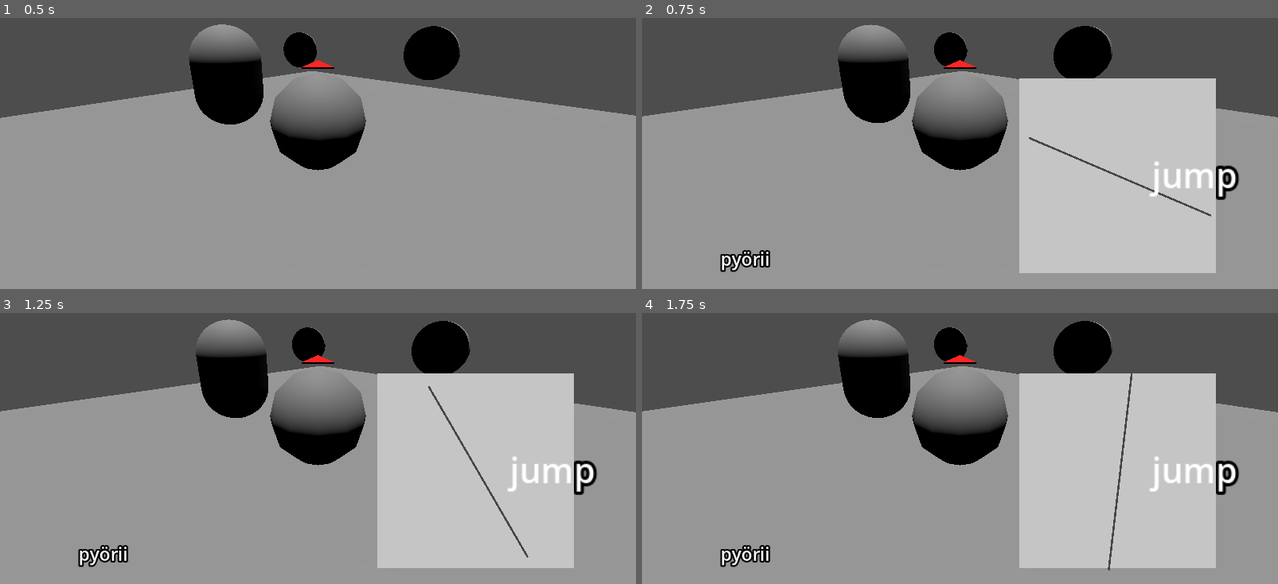
Above: before the commit, frames 1-4 (two rows, left to right).
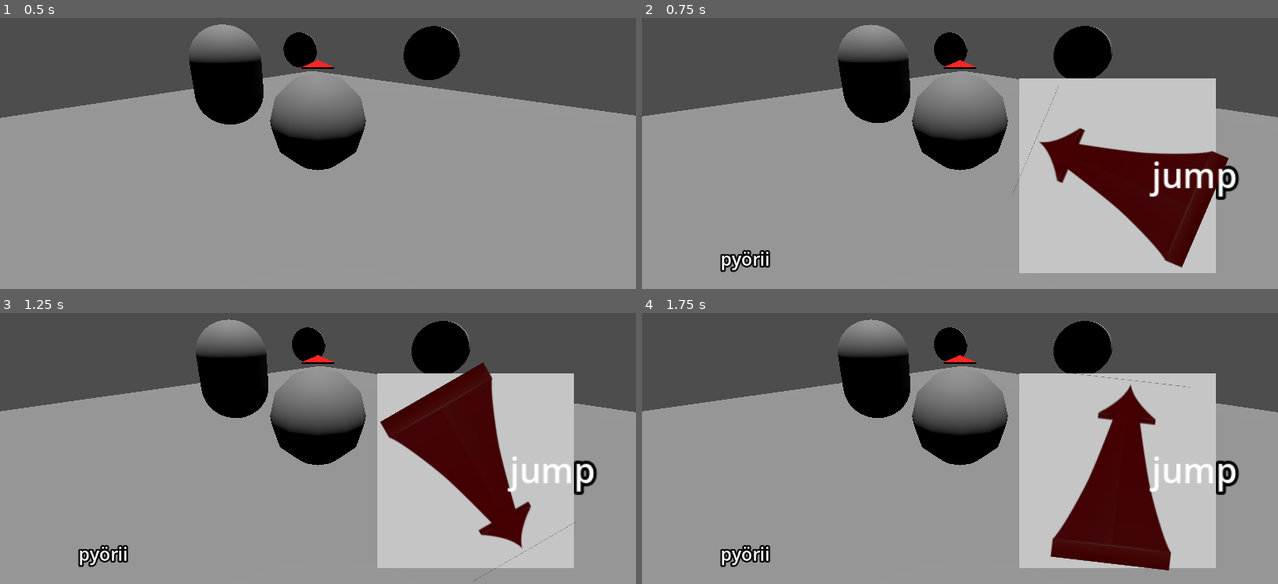
Above: after the commit, the same moments.

Repository: JaaskelainenL/tik-gamejam
Game: Godot game, scene res://scenes/game.tscn
The game is run twice, just before and just after one commit, with the same random seed, the same clock (stepped at 60 frames per second) and the same inputs.
Inputs:
- Up to frame 1 (0.5 s): no input
- Up to frame 2 (0.75 s): tap Enter (ui_accept) at 0.5, 0.6 s
- Up to frame 3 (1.25 s): tap Enter (ui_accept) at 0.77, 1.07 s
- Up to frame 4 (1.75 s): tap Enter (ui_accept) at 1.35, 1.52 s

Frame 1 is identical in both runs. In frame 2, 6.6% of the frame differs, in the area x 58-93%, y 24-93%; in frame 3, 6.8%; in frame 4, 6.8%, in the area x 64-87%, y 22-96%.

Commit message:
cool 3d arrow

Diff:
--- a/scenes/ruletti.tscn
+++ b/scenes/ruletti.tscn
@@ -1,6 +1,7 @@
-[gd_scene load_steps=3 format=3 uid="uid://cfssmgeuktjr2"]
+[gd_scene load_steps=4 format=3 uid="uid://cfssmgeuktjr2"]
 
 [ext_resource type="Texture2D" uid="uid://dtv7g7gpd8mm3" path="res://assets/ruletti.jpg" id="1_sjra2"]
+[ext_resource type="Texture2D" uid="uid://bo7mdon88frmo" path="res://assets/nuoli.png" id="2_7fila"]
 [ext_resource type="Script" path="res://scenes/ruletti.gd" id="2_w1uql"]
 
 [node name="Ruletti" type="Node3D"]
@@ -15,7 +16,7 @@
 text = "pyörii"
 
 [node name="Sprite3D" type="Sprite3D" parent="rulettitausta"]
-transform = Transform3D(0.01, 0, 0, 0, 1, 0, 0, 0, 1, 0, 0, 0.1)
+transform = Transform3D(0.505, 0, 0, 0, 0.77, 0, 0, 0, 1, 0, 0, 0.1)
 modulate = Color(0.355314, 0.355314, 0.355314, 1)
-texture = ExtResource("1_sjra2")
+texture = ExtResource("2_7fila")
 script = ExtResource("2_w1uql")
Binary file added: assets/nuoli.png
Not shown, added: assets/nuoli.png.import
